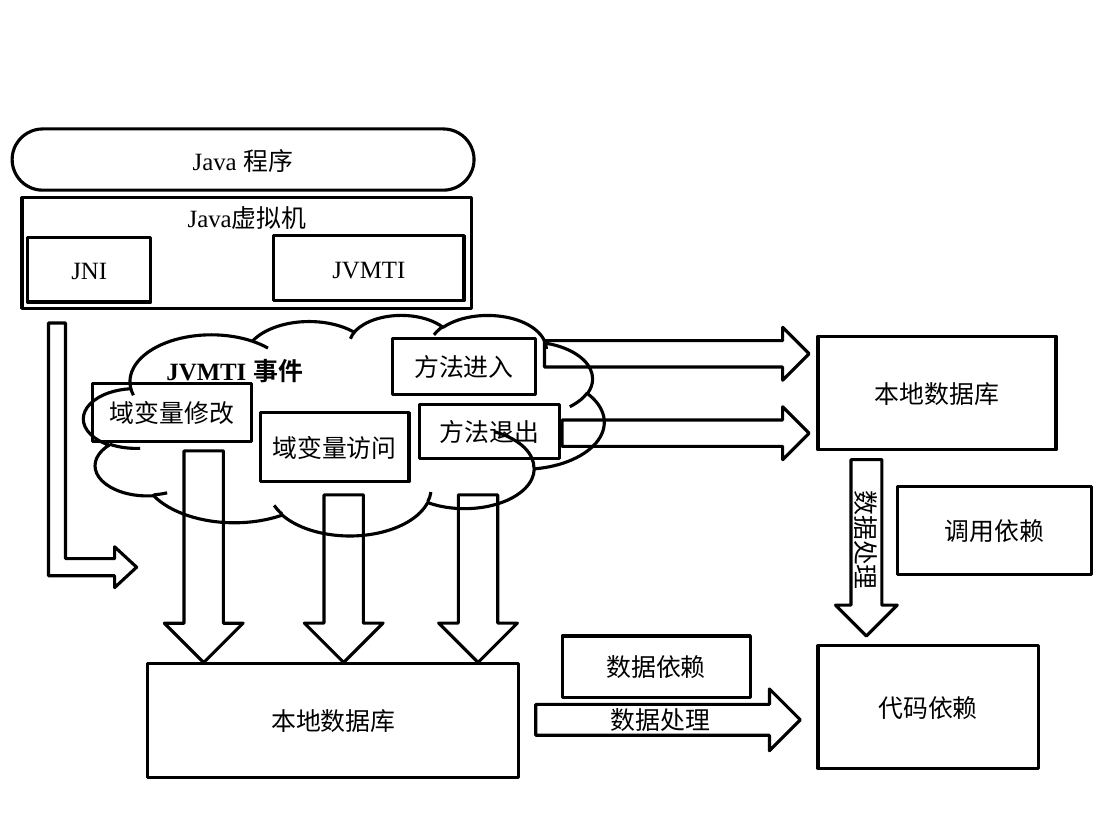
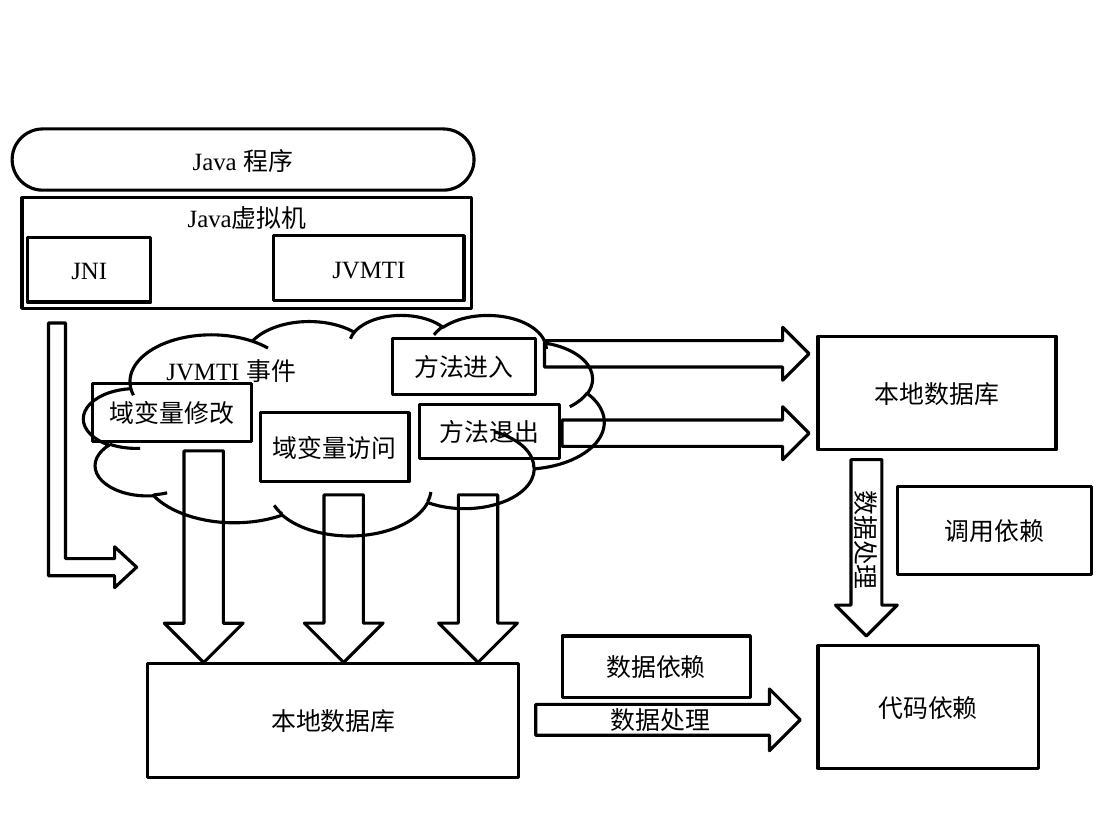
Before and after one commit to cainiaofei/zzf, a slide deck: slide 3 of figures/evalution/capture+tool+graph.pptx. Drawn at 1120x840 pixels with LibreOffice and Linux fonts; fonts in the diff are those of the drawing. Boxes give left, top, right and bottom in pixels: in the first picture for what was removed or moved away, otherwise in the second. Text is boxed around its words. In the diff, an @@ line names an element or a change of style, - is before the commit and + after.

```diff
--- a/figures/evalution/capture+tool+graph.pptx
+++ b/figures/evalution/capture+tool+graph.pptx
@@ cloud "JVMTI 事件" at [84, 315, 605, 535]: bold off @@
```
Also in this commit, not shown: 28 other files.
